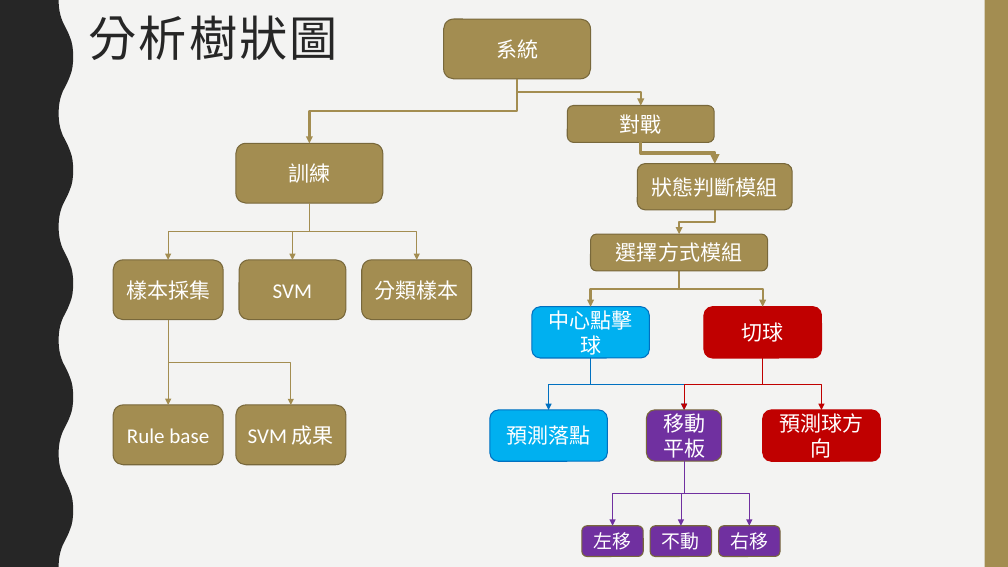
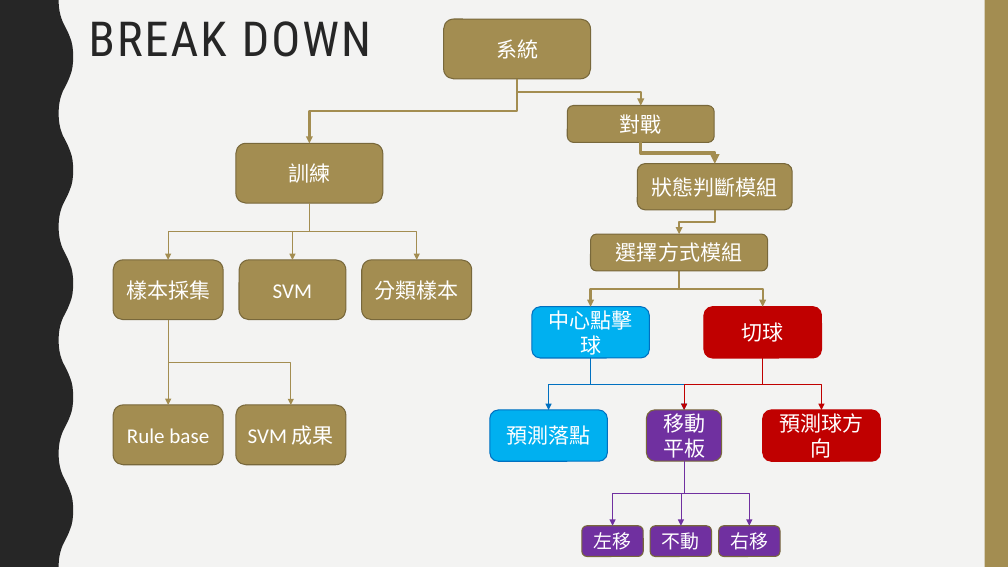
Before and after one commit to choutengfeng/0652074, a slide deck: slide 6 of HM5/專案管理.pptx. Drawn at 1008x567 pixels with LibreOffice and Linux fonts; fonts in the diff are those of the drawing. Boxes give left, top, right and bottom in pixels: in the first picture for what was removed or moved away, otherwise in the second. Text is boxed around its words. In the diff, an @@ line names an element or a change of style, - is before the commit and + after.

```diff
--- a/HM5/專案管理.pptx
+++ b/HM5/專案管理.pptx
@@ title at [89, 21, 371, 57]: text changed @@
-分析樹狀圖
+BREAK DOWN
```
